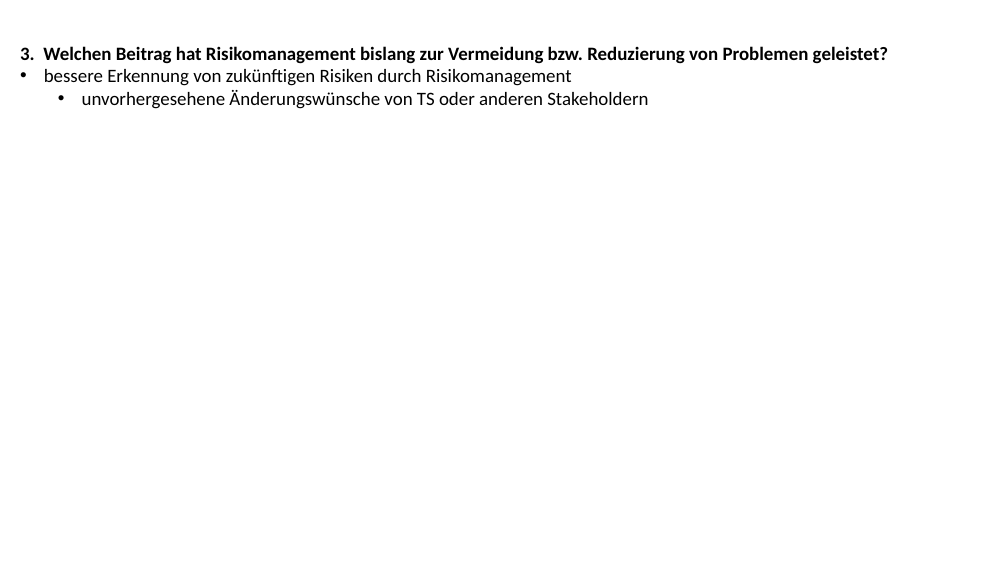
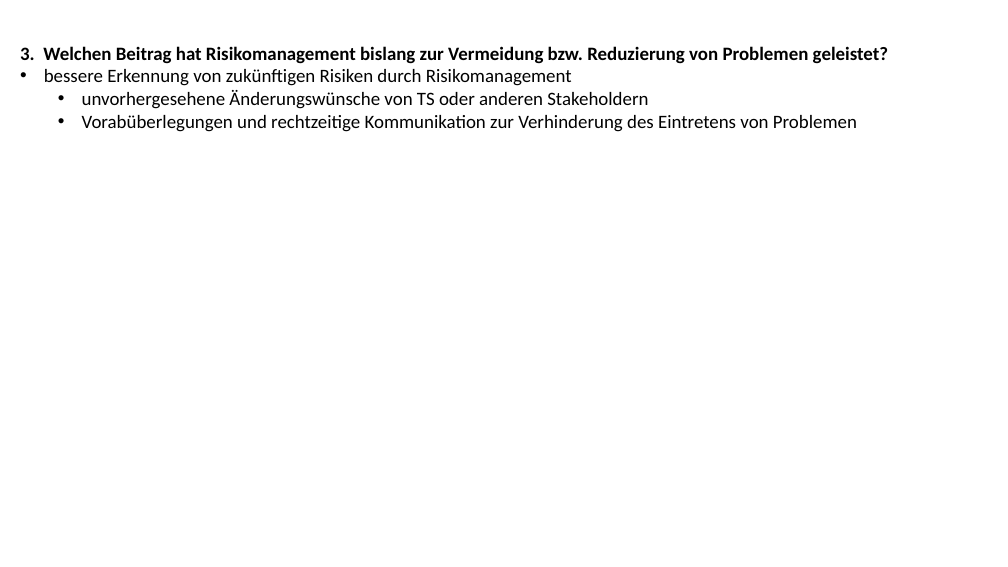
Before and after one commit to Lernni/E2-Anwesenheitserfassung-fuer-Modellflugplatz, a slide deck: slide 2 of docs/project_management/fachaustausch.pptx. Drawn at 1008x567 pixels with LibreOffice and Linux fonts; fonts in the diff are those of the drawing. Boxes give left, top, right and bottom in pixels: in the first picture for what was removed or moved away, otherwise in the second. Text is boxed around its words. In the diff, an @@ line names an element or a change of style, - is before the commit and + after.

```diff
--- a/docs/project_management/fachaustausch.pptx
+++ b/docs/project_management/fachaustausch.pptx
@@ text at (82, 115, 857, 132): paragraph added @@
+  • Vorabüberlegungen und rechtzeitige Kommunikation zur Verhinderung des Eintretens von Problemen
```
Also in this commit, not shown: 1 other slide changed, 19 other files.
